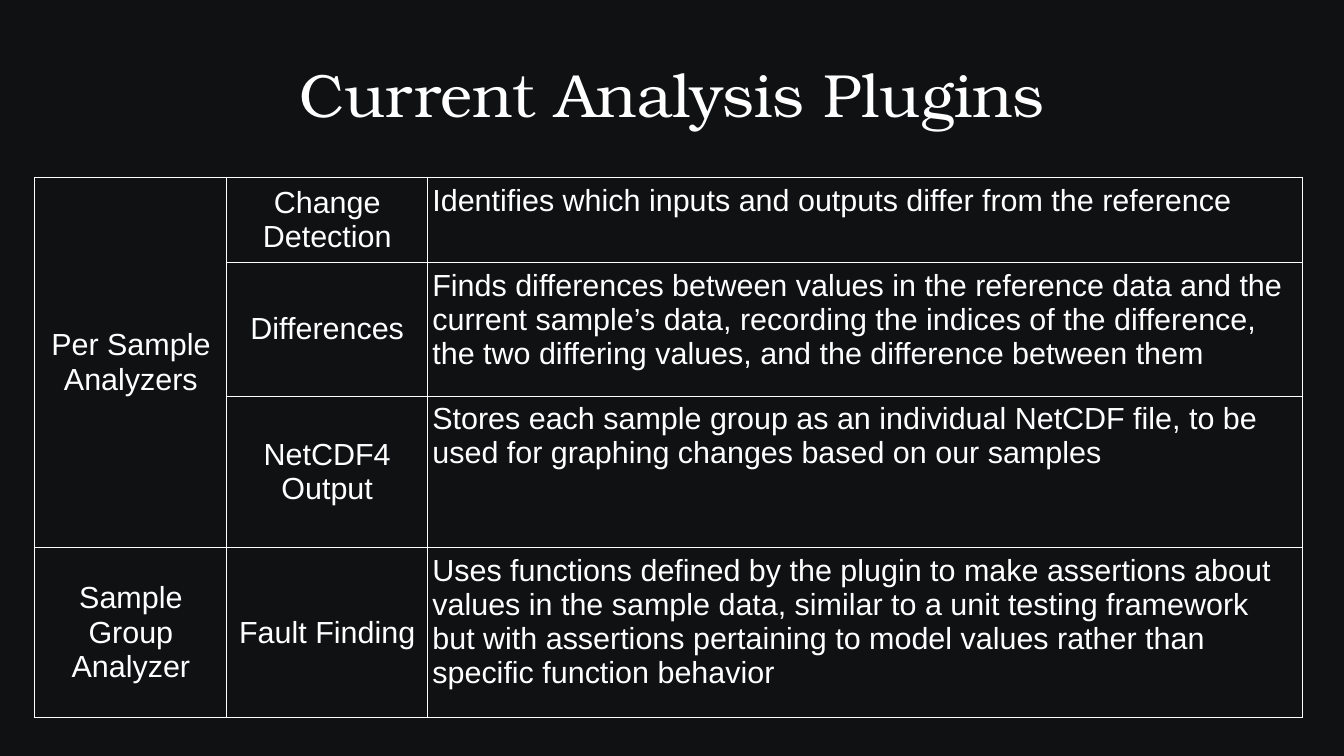
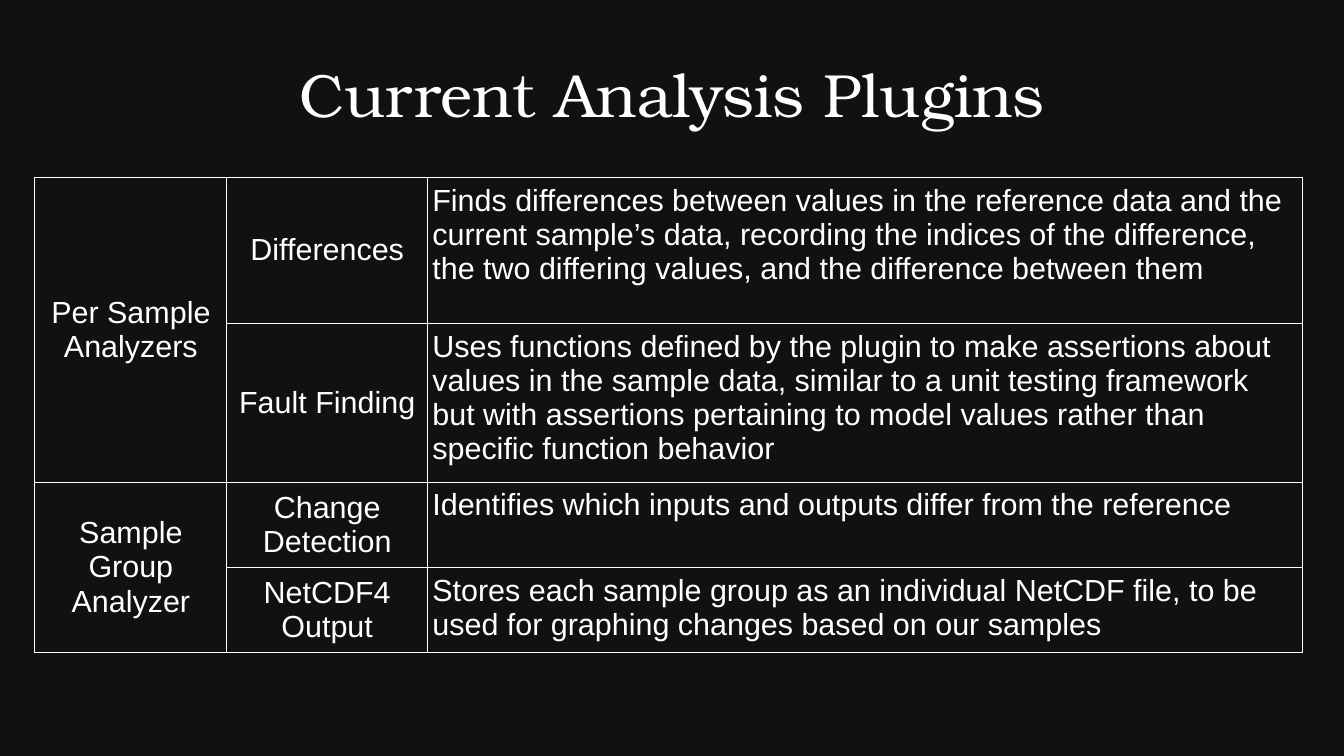
Before and after one commit to SamAllen06/lake_temp_work, a slide deck: slide 21 of documentation/for_collaborators/TestingSoftwareOverview.odp. Drawn at 1344x756 pixels with LibreOffice and Linux fonts; fonts in the diff are those of the drawing. Boxes give left, top, right and bottom in pixels: in the first picture for what was removed or moved away, otherwise in the second. Text is boxed around its words. In the diff, an @@ line names an element or a change of style, - is before the commit and + after.

Commit message:
Finish initial plugin descriptions

```diff
--- a/documentation/for_collaborators/TestingSoftwareOverview.odp
+++ b/documentation/for_collaborators/TestingSoftwareOverview.odp
@@ table at (35,177,1303,647) @@
-row 1: Per Sample Analyzers | Change Detection | Identifies which inputs and outputs differ from the reference
-row 2:  | Differences | Finds differences between values in the reference data and the current sample’s data, recording the indices of the difference, the two differing values, and the difference between them
+row 1: Per Sample Analyzers | Differences | Finds differences between values in the reference data and the current sample’s data, recording the indices of the difference, the two differing values, and the difference between them
+row 2:  | Fault Finding | Uses functions defined by the plugin to make assertions about values in the sample data, similar to a unit testing framework but with assertions pertaining to model values rather than specific function behavior
+row 3: Sample Group Analyzer | Change Detection | Identifies which inputs and outputs differ from the reference
-row 4: Sample Group Analyzer | Fault Finding | Uses functions defined by the plugin to make assertions about values in the sample data, similar to a unit testing framework but with assertions pertaining to model values rather than specific function behavior
```
Also in this commit, not shown: 2 other slides changed, 1 slide added, 1 slide removed, 2 other files.
